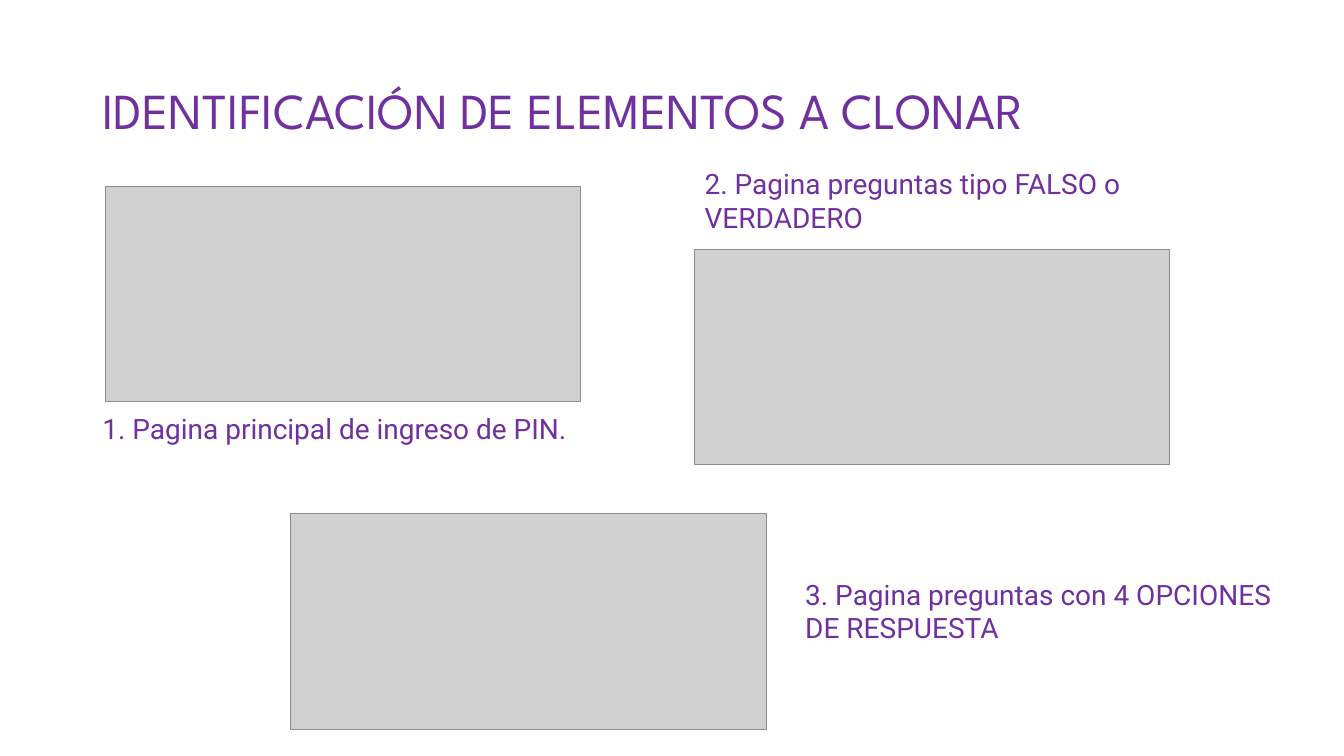
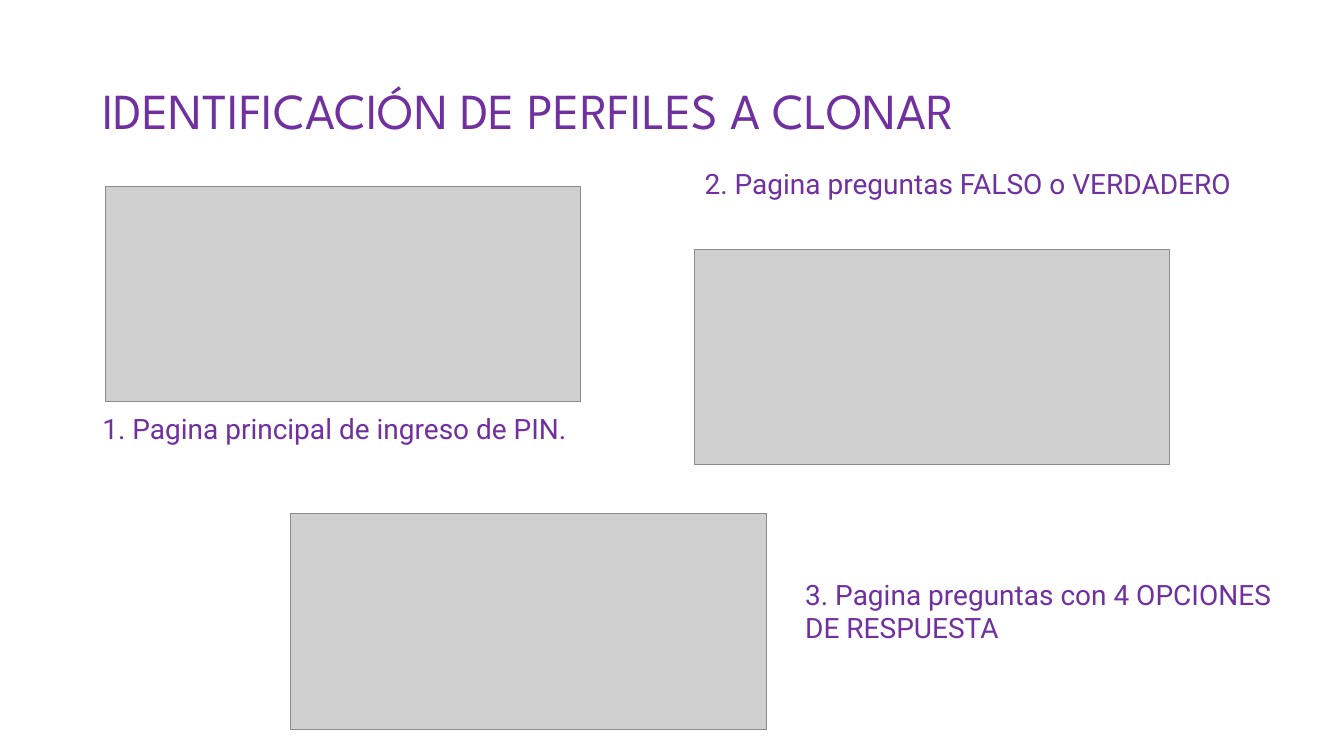
Before and after one commit to eschala/Proyecto_Clonaci-n_Kahoot_2023-2, a slide deck: slide 3 of Kahoot_Files_Beta_ADL/Presentacion CLON KAHOOT.pptx. Drawn at 1344x756 pixels with LibreOffice and Linux fonts; fonts in the diff are those of the drawing; grey boxes stand for pictures. Boxes give left, top, right and bottom in pixels: in the first picture for what was removed or moved away, otherwise in the second. Text is boxed around its words. In the diff, an @@ line names an element or a change of style, - is before the commit and + after.

```diff
--- a/Kahoot_Files_Beta_ADL/Presentacion CLON KAHOOT.pptx
+++ b/Kahoot_Files_Beta_ADL/Presentacion CLON KAHOOT.pptx
@@ title at (102, 86, 955, 130): text changed @@
-IDENTIFICACIÓN DE ELEMENTOS A CLONAR
+IDENTIFICACIÓN DE PERFILES A CLONAR
@@ text at (705, 174, 1230, 200): text changed @@
-2. Pagina preguntas tipo FALSO o VERDADERO
+2. Pagina preguntas FALSO o VERDADERO
```
Also in this commit, not shown: 3 slides added, 1 slide removed.
